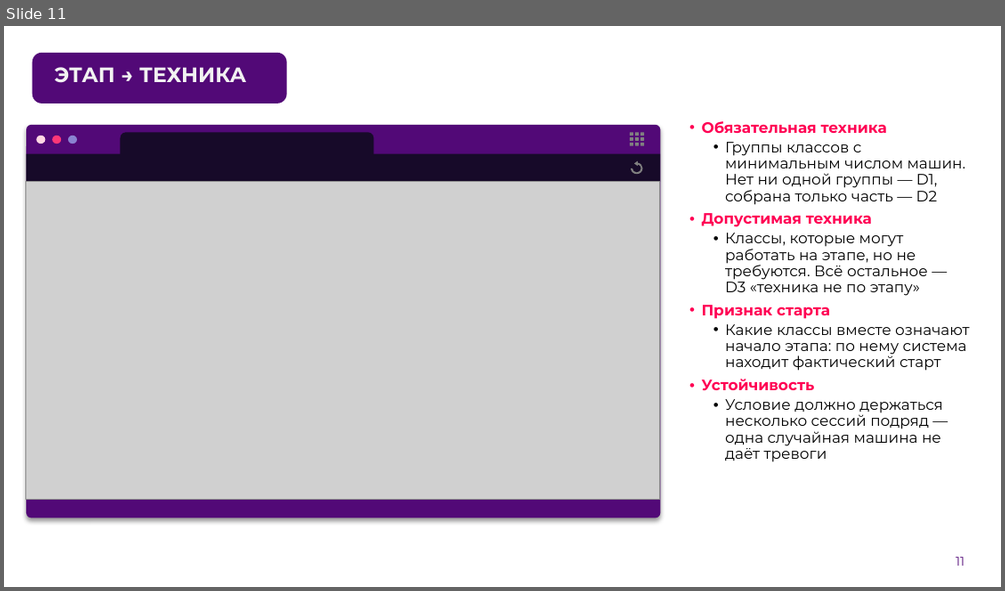
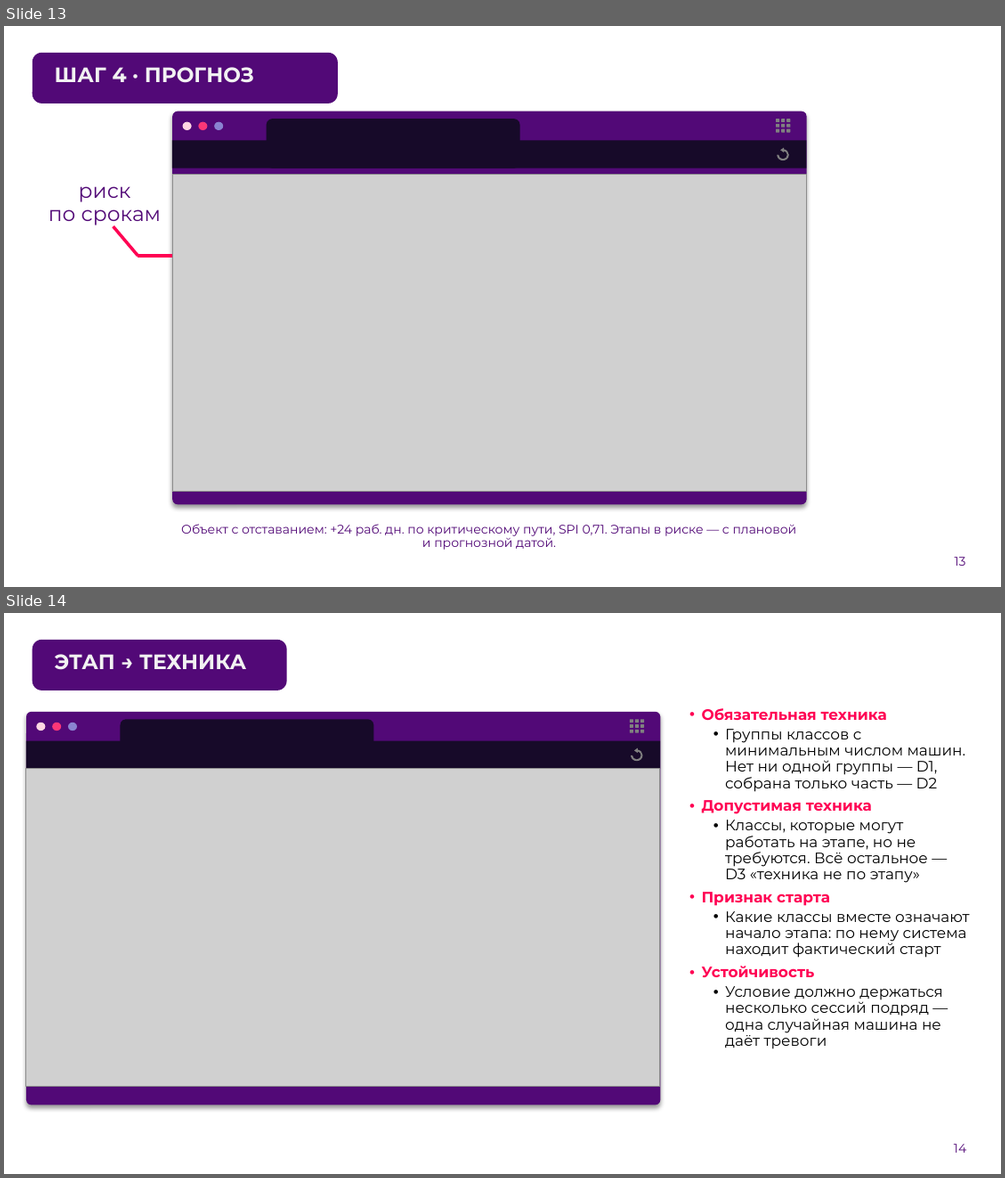
Before and after one commit to denbugg/ConstructionSupervision, a slide deck: docs/presentation.pptx. Shown one above the other, each under a label of ours: slide 11 before the commit, slides 13 and 14 after it. The pictures are 1005x591 and 1005x1178 pixels, drawn with LibreOffice and Linux fonts; fonts in the diff are those of the drawing; grey boxes stand for pictures; background and template pictures are left out. Boxes give left, top, right and bottom in pixels: in the first picture for what was removed or moved away, otherwise in the second. Text is boxed around its words. In the diff, an @@ line names an element or a change of style, - is before the commit and + after.

```diff
--- a/docs/presentation.pptx
+++ b/docs/presentation.pptx
@@ slide 13 added at [4, 26, 1001, 587], background picture (left out) @@
@@ rounded rectangle added at [32, 52, 338, 103], fill #520977 @@
@@ title added at [55, 67, 254, 83], 20 pt, text #F2F2F2, bold @@
+ШАГ 4 · ПРОГНОЗ
@@ group added at [172, 111, 807, 505]: 10 freeform shapes, 4 ellipses, 2 rounded rectangles, 1 rectangle, 1 picture @@
@@ text added at [48, 186, 161, 225], 20 pt, text #520977 @@
+риск
+по срокам
@@ line added from (138, 256) to (113, 226), #FF0053 3 pt @@
@@ line added from (172, 256) to (138, 256), #FF0053 3 pt @@
@@ text added at [181, 524, 797, 549], 12 pt, text #520977 @@
+Объект с отставанием: +24 раб. дн. по критическому пути, SPI 0,71. Этапы в риске — с плановой и прогнозной датой.
@@ page number added at [955, 556, 966, 565], 12 pt, text #520977 @@
+13
@@ what was slide 11 is now slide 14 @@
@@ page number at [954, 1143, 966, 1152]: text changed @@
-11
+14
```
Also in this commit, not shown: 3 other slides added, 1 slide removed, 1 other file.
